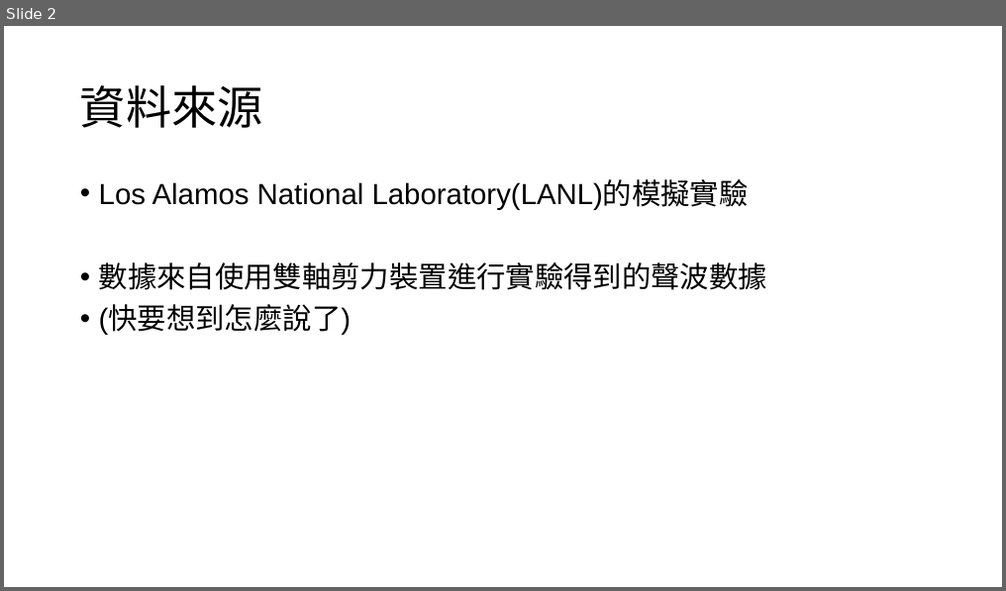
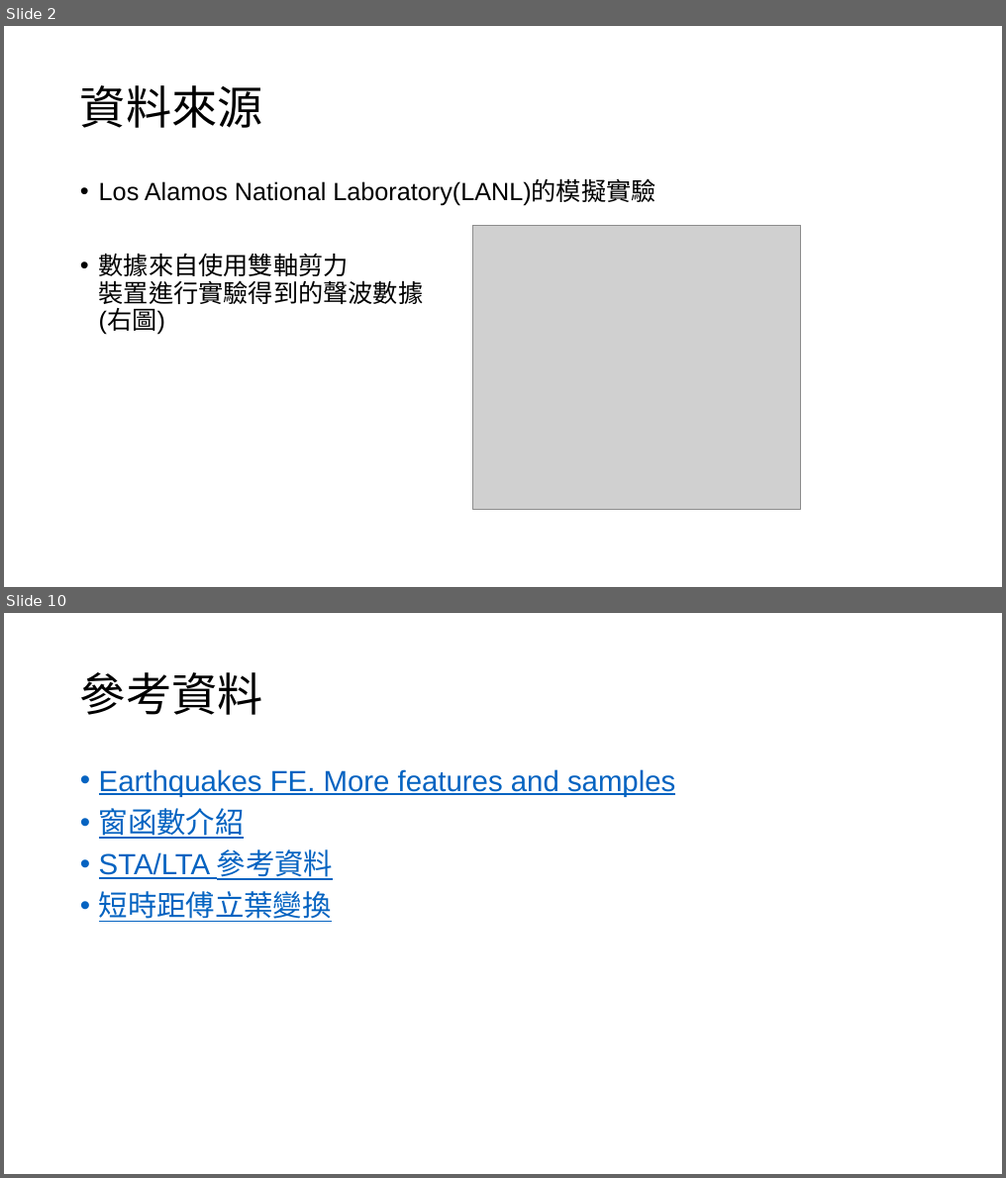
Before and after one commit to ept106354026/LANL-Earthquake-Prediction, a slide deck: 地震預測分析說明.pptx. Shown one above the other, each under a label of ours: slide 2 before the commit, slides 2 and 10 after it; the slides between them are not shown. The pictures are 1006x591 and 1006x1178 pixels, drawn with LibreOffice and Linux fonts; fonts in the diff are those of the drawing; grey boxes stand for pictures. Boxes give left, top, right and bottom in pixels: in the first picture for what was removed or moved away, otherwise in the second. Text is boxed around its words. In the diff, an @@ line names an element or a change of style, - is before the commit and + after.

```diff
--- a/地震預測分析說明.pptx
+++ b/地震預測分析說明.pptx
@@ slide 10 added at (4,613,1002,1174), background #FFFFFF @@
@@ title added at (80,672,263,715), 44 pt, text #000000 @@
+參考資料
@@ text added at (99,769,675,922), 28 pt, text #0563C1, underline @@
+• Earthquakes FE. More features and samples
+• 窗函數介紹
+• STA/LTA 參考資料
+• 短時距傅立葉變換
@@ slide 2 changed as well @@
@@ text at (99,180,655,206): size 28 to 24 pt in "Los Alamos National Laboratory(LANL)的模擬實驗" @@
@@ picture added at (472,225,801,509) @@
@@ text at (99,253,424,335): text changed; size 28 to 24 pt @@
-• 數據來自使用雙軸剪力裝置進行實驗得到的聲波數據
-• (快要想到怎麼說了)
+• 數據來自使用雙軸剪力
+  裝置進行實驗得到的聲波數據
+  (右圖)
```
Also in this commit, not shown: 3 other slides changed, 5 other slides added, 1 slide removed.
